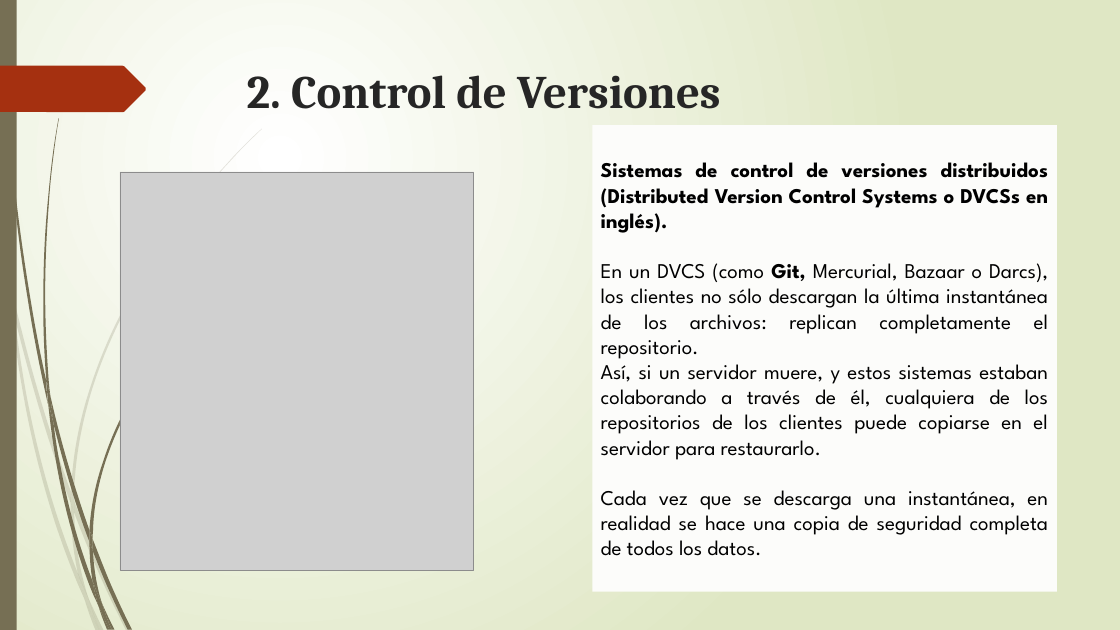
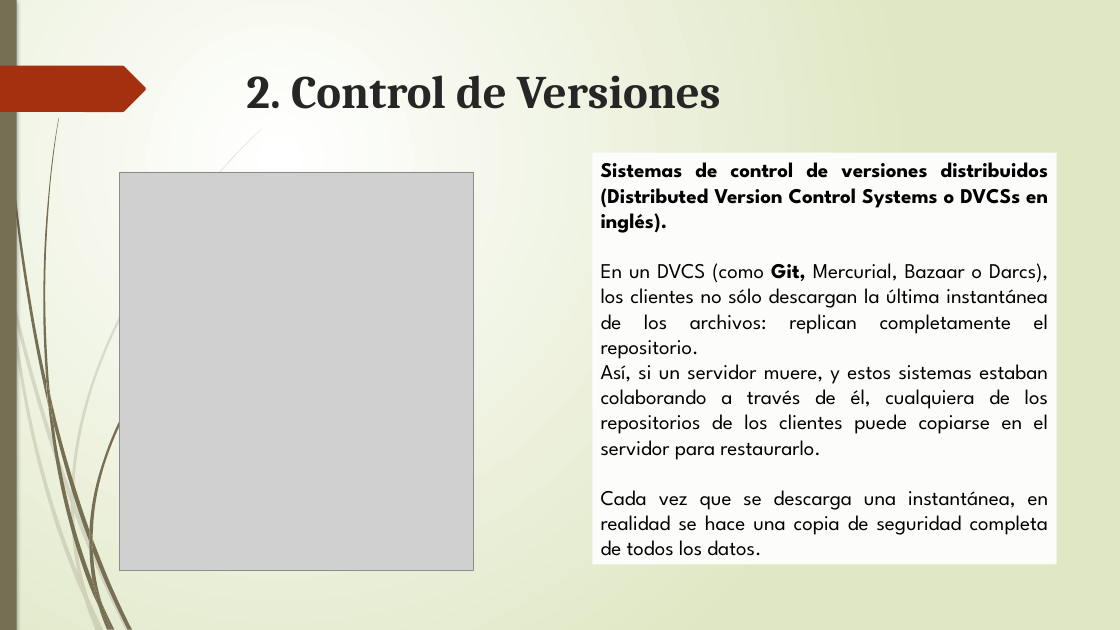
Before and after one commit to marcosremon/dam1, a slide deck: slide 10 of Entornos de desarrollos/UD4 - Control De Versiones GIT y GITHUB/ÙD4 apuntes parte 1.pptx. Drawn at 1120x630 pixels with LibreOffice and Linux fonts; fonts in the diff are those of the drawing; grey boxes stand for pictures. Boxes give left, top, right and bottom in pixels: in the first picture for what was removed or moved away, otherwise in the second. Text is boxed around its words. In the diff, an @@ line names an element or a change of style, - is before the commit and + after.

```diff
--- a/Entornos de desarrollos/UD4 - Control De Versiones GIT y GITHUB/ÙD4 apuntes parte 1.pptx
+++ b/Entornos de desarrollos/UD4 - Control De Versiones GIT y GITHUB/ÙD4 apuntes parte 1.pptx
@@ background gradient #FFFFFF to #DFE8C4 to gradient #FFFFFF to #DFE7C4 @@
@@ rectangle at box(0, 0, 17, 630): shadow on @@
@@ outline redrawn in 4 elements at box(12, 290, 71, 503), box(9, 294, 85, 600), box(3, 0, 48, 404), box(0, 66, 146, 112) @@
@@ rectangle "Sistemas de control de versiones ...": place and size @@
-rectangle "Sistemas de control de versiones ..." at box(592, 125, 1057, 592)
+rectangle "Sistemas de control de versiones ..." at box(592, 153, 1057, 565)
```
Also in this commit, not shown: 24 other slides changed, 6 other files.
